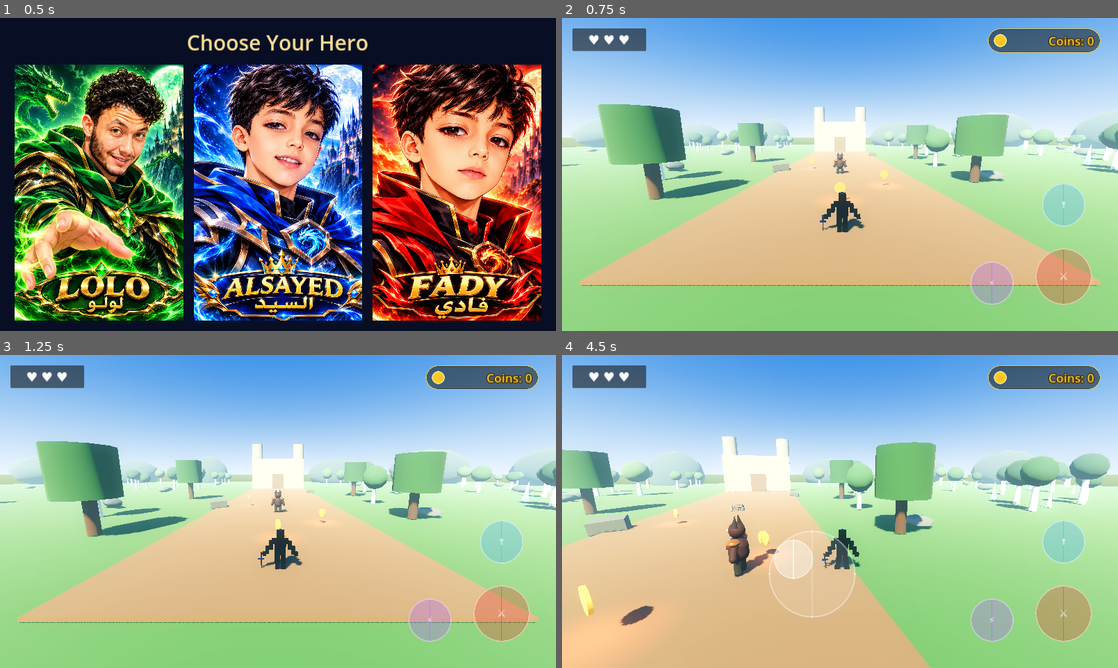
Above: before the commit, frames 1-4 (two rows, left to right).
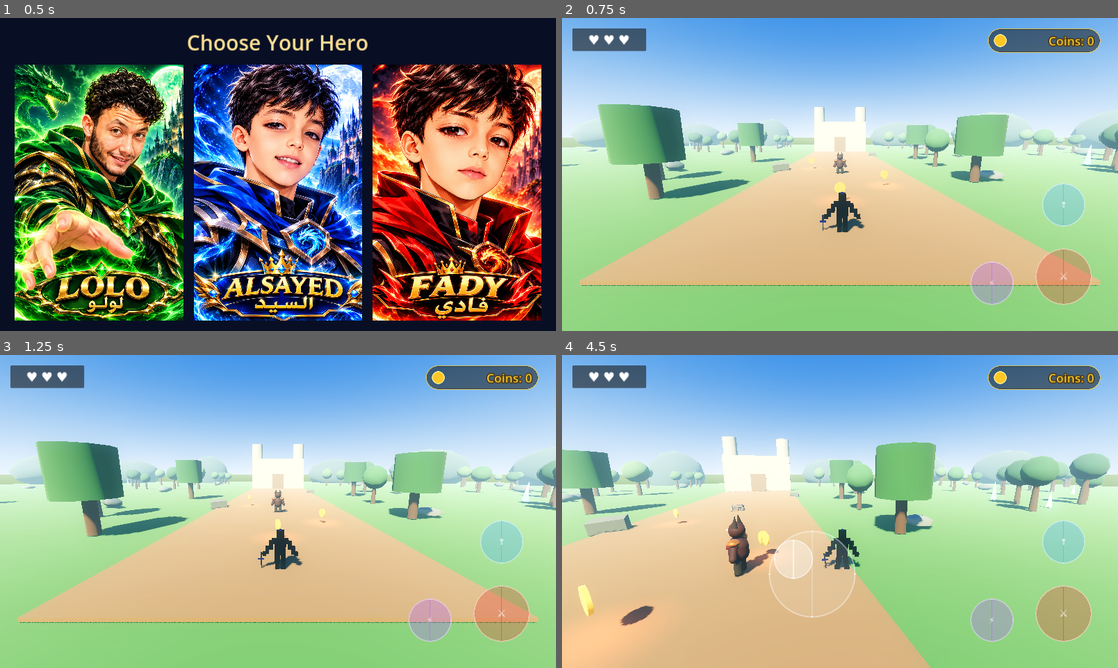
Above: after the commit, the same moments.

Repository: lolofadywaleed-hash/LostTreasureKingdom-Final
Game: Godot game, scene res://scenes/character_select.tscn
Same seed, same stepped clock (60 frames per second), same inputs: the game is played once before the commit and once after it.
Inputs (mouse positions are in pixels of both pictures, inside the frame that each line leads up to):
- Up to frame 1 (0.5 s): no input
- Up to frame 2 (0.75 s): click (662, 193) at 0.5 s
- Up to frame 3 (1.25 s): no input
- Up to frame 4 (4.5 s): click "↑" at 1.25 s; move the mouse to (962, 495) at 2.02 s; hold D (move_right) 2.03-2.75 s; click (962, 495) at 2.17 s; tap Space (jump) at 2.27 s; drag from (728, 527) to (812, 574) at 2.77 s; move the mouse to (895, 442) at 3.52 s; hold D (move_right) 3.53-4.25 s; drag from (812, 574) to (673, 464) at 4.27 s

Frame 1 is identical in both runs. In frame 2, 0.4% of the frame differs, in the area x 17-100%, y 39-52%; in frame 3, 0.4%; in frame 4, 0.6%, in the area x 5-95%, y 38-50%.

Commit message:
Tune procedural tree bark material for natural forest palette

Diff:
--- a/scripts/visual_world.gd
+++ b/scripts/visual_world.gd
@@ -38,7 +38,7 @@
 	trunk.bottom_radius = 0.38
 	trunk.height = 3.5
 	trunk.radial_segments = 7
-	trunk.material = _vertex_material(Color.WHITE, 0.96)
+	trunk.material = _vertex_material(Color(0.28, 0.16, 0.08), 0.96)
 
 	var canopy := SphereMesh.new()
 	canopy.radius = 1.25
